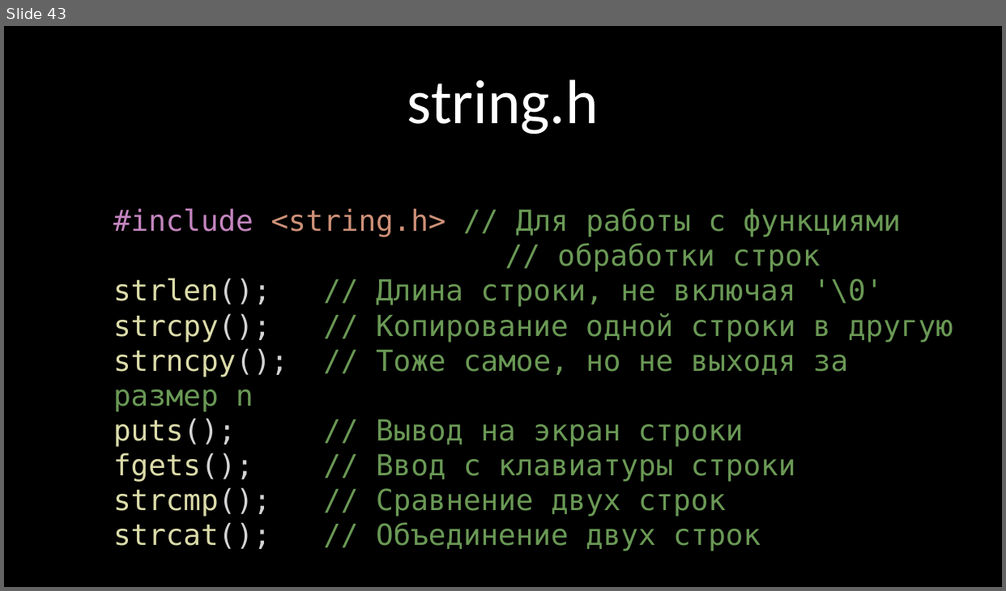
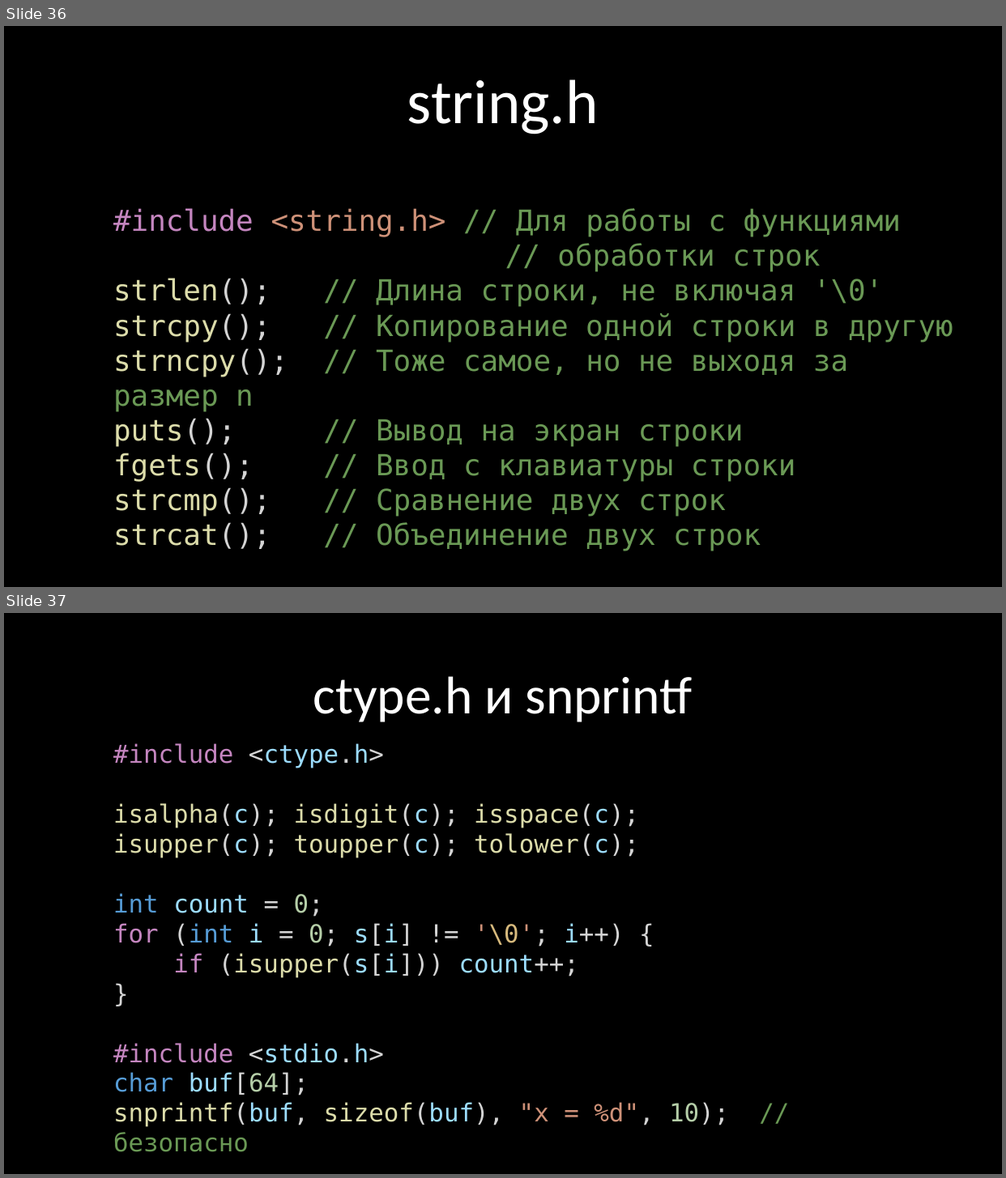
Before and after one commit to kruffka/C-Programming, a slide deck: 5_arrays/5_arrays.pptx. Shown one above the other, each under a label of ours: slide 43 before the commit, slides 36 and 37 after it. The pictures are 1006x591 and 1006x1178 pixels, drawn with LibreOffice and Linux fonts; fonts in the diff are those of the drawing. Boxes give left, top, right and bottom in pixels: in the first picture for what was removed or moved away, otherwise in the second. Text is boxed around its words. In the diff, an @@ line names an element or a change of style, - is before the commit and + after.

```diff
--- a/5_arrays/5_arrays.pptx
+++ b/5_arrays/5_arrays.pptx
@@ slide 37 added at [4, 613, 1002, 1174], background #000000 @@
@@ text added at [313, 676, 692, 722], 51 pt, text #FFFFFF @@
+ctype.h и snprintf
@@ text added at [113, 743, 729, 1127], 24 pt, text #DCDCAA @@
+#include <ctype.h>
+isalpha(c); isdigit(c); isspace(c);
+isupper(c); toupper(c); tolower(c);
+int count = 0;
+for (int i = 0; s[i] != '\0'; i++) {
+if (isupper(s[i])) count++;
+}
+#include <stdio.h>
+char buf[64];
+snprintf(buf, sizeof(buf), "x = %d", 10); // безопасно
@@ what was slide 43 is now slide 36 @@
```
Also in this commit, not shown: 9 slides changed, 14 other slides added, 3 slides removed, 20 other files.
